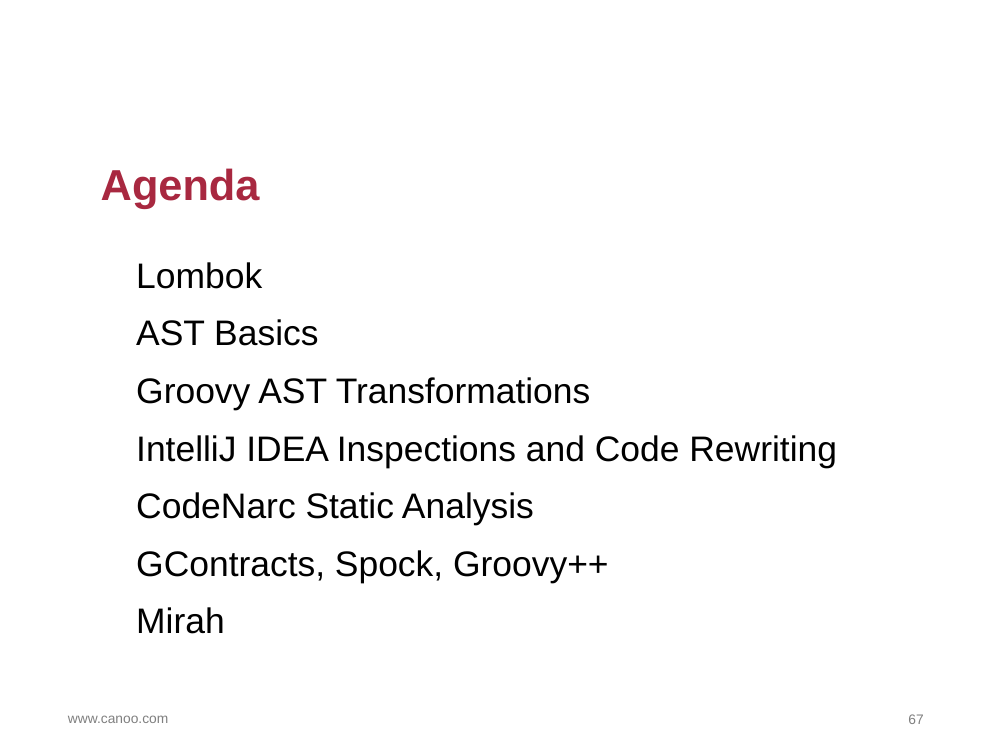
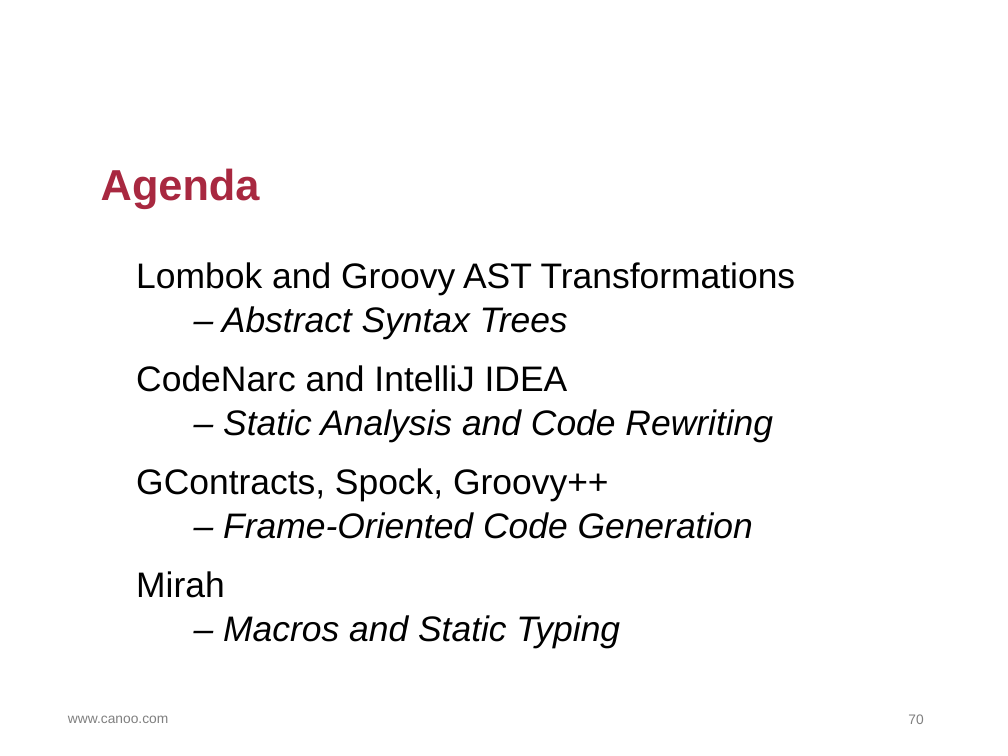
Before and after one commit to HamletDRC/presentations, a slide deck: slide 70 of asttransformations/AstTransformations.odp (slide 67 before the commit). Drawn at 1008x756 pixels with LibreOffice and Linux fonts; fonts in the diff are those of the drawing; background and template pictures are left out. Boxes give left, top, right and bottom in pixels: in the first picture for what was removed or moved away, otherwise in the second. Text is boxed around its words. In the diff, an @@ line names an element or a change of style, - is before the commit and + after.

```diff
--- a/asttransformations/AstTransformations.odp
+++ b/asttransformations/AstTransformations.odp
@@ text at [136, 262, 796, 442]: text changed @@
-Lombok
-AST Basics
-Groovy AST Transformations
-IntelliJ IDEA Inspections and Code Rewriting
-CodeNarc Static Analysis
+Lombok and Groovy AST Transformations
+      – Abstract Syntax Trees
+CodeNarc and IntelliJ IDEA
+      – Static Analysis and Code Rewriting
@@ text at [223, 512, 753, 539]: paragraph added @@
+      – Frame-Oriented Code Generation
@@ text at [223, 615, 620, 648]: paragraph added @@
+      – Macros and Static Typing
@@ page number at [908, 714, 923, 724]: text changed @@
-67
+70
```
Also in this commit, not shown: 1 other slide changed, 3 slides added, 3 other files.
